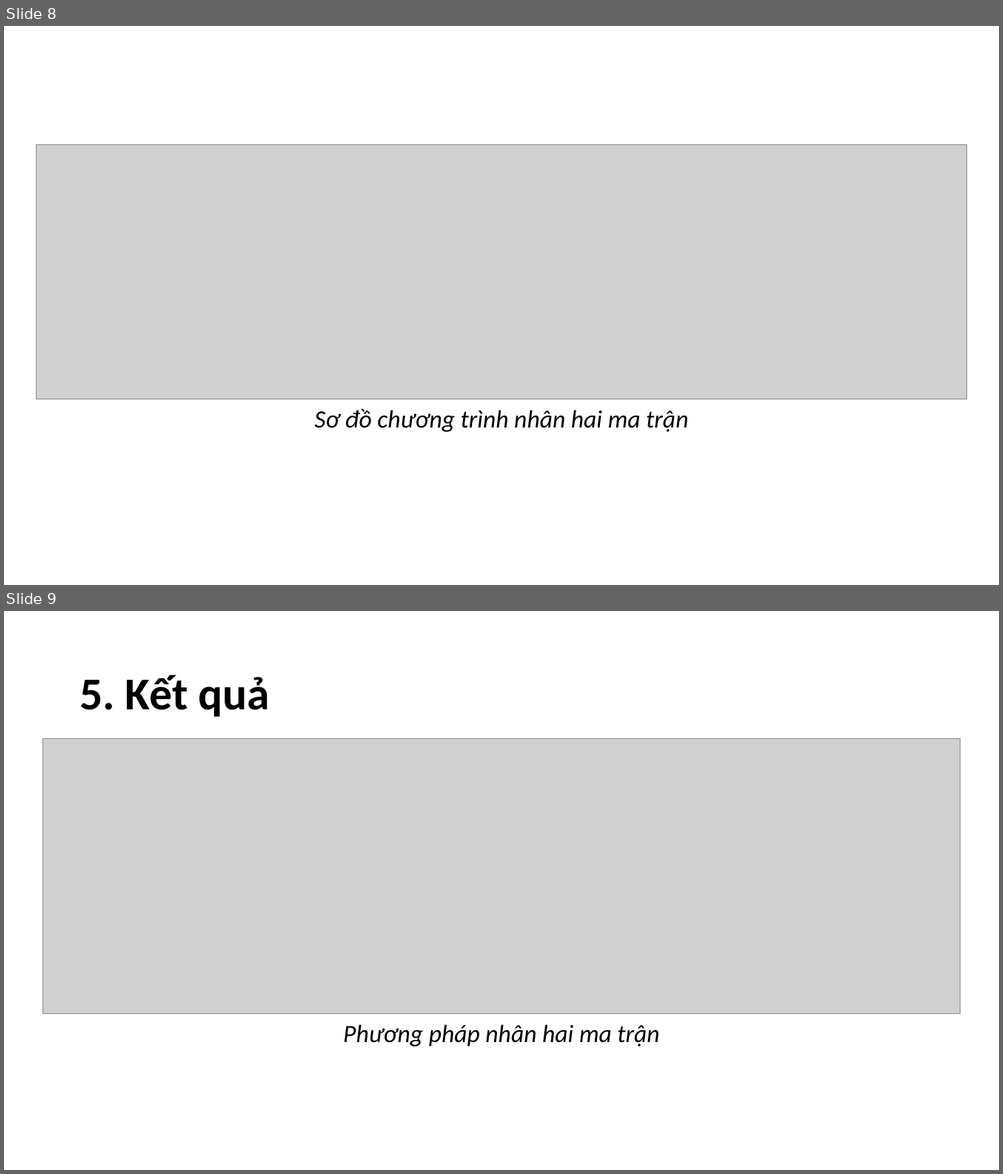
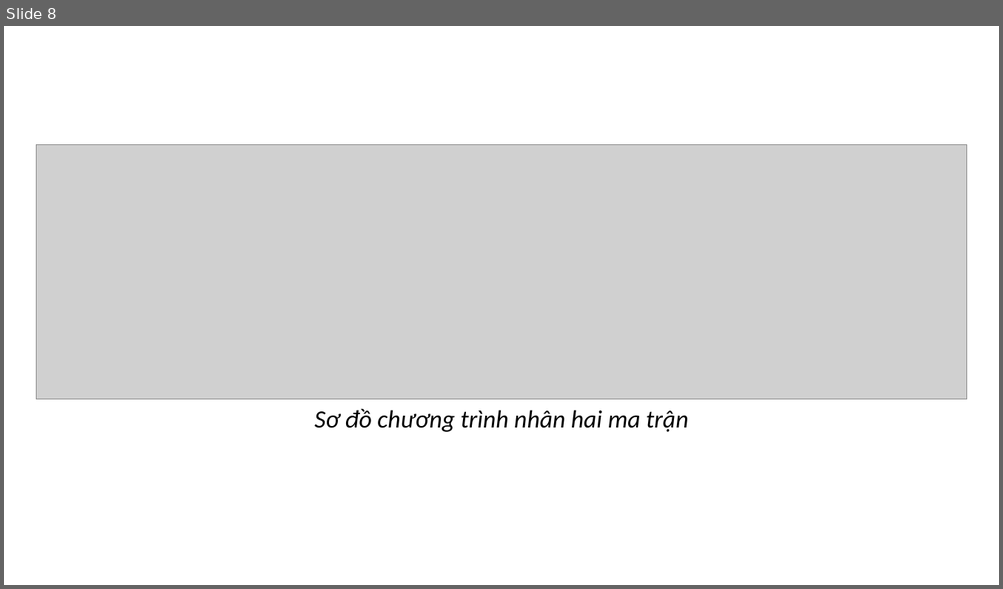
Before and after one commit to ngosangns/multithread-matrix-multiplication, a slide deck: presentation/multithread-matrix-multiplication.pptx. Shown one above the other, each under a label of ours: slides 8 and 9 before the commit, slide 8 after it. The pictures are 1003x1174 and 1003x589 pixels, drawn with LibreOffice and Linux fonts; fonts in the diff are those of the drawing; grey boxes stand for pictures; background and template pictures are left out. Boxes give left, top, right and bottom in pixels: in the first picture for what was removed or moved away, otherwise in the second. Text is boxed around its words. In the diff, an @@ line names an element or a change of style, - is before the commit and + after.

```diff
--- a/presentation/multithread-matrix-multiplication.pptx
+++ b/presentation/multithread-matrix-multiplication.pptx
@@ slide 9 removed at [4,611,999,1170], background picture (left out) @@
@@ title removed at [79,675,269,717] @@
-5. Kết quả
@@ picture removed at [42,739,960,1014] @@
@@ text removed at [343,1025,659,1047] @@
-Phương pháp nhân hai ma trận
```
Also in this commit, not shown: 2 slides added, 9 other files.
